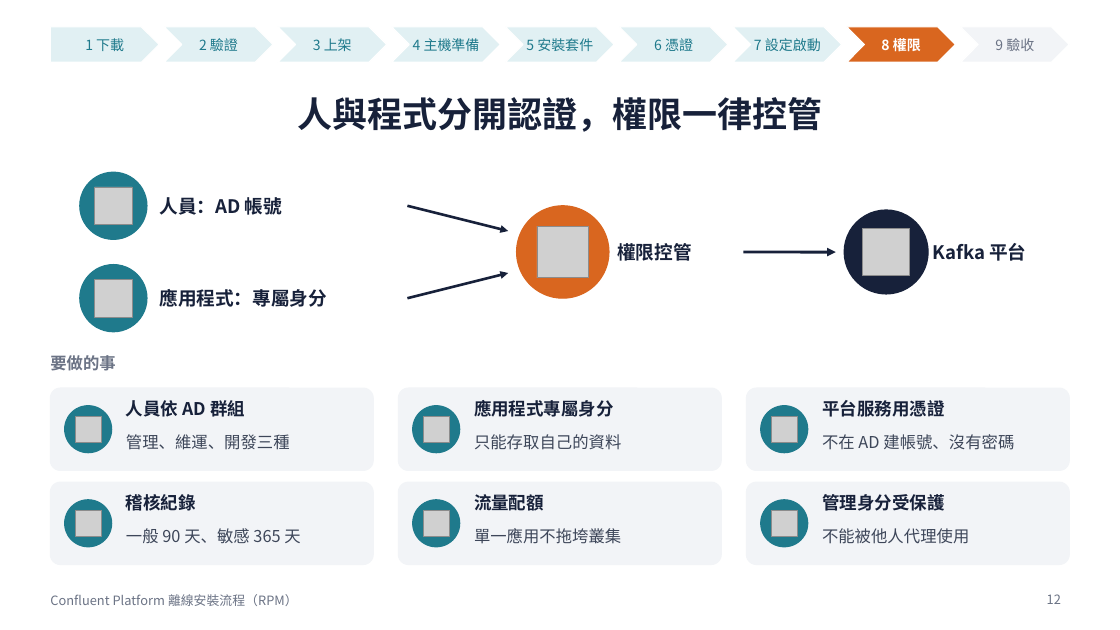
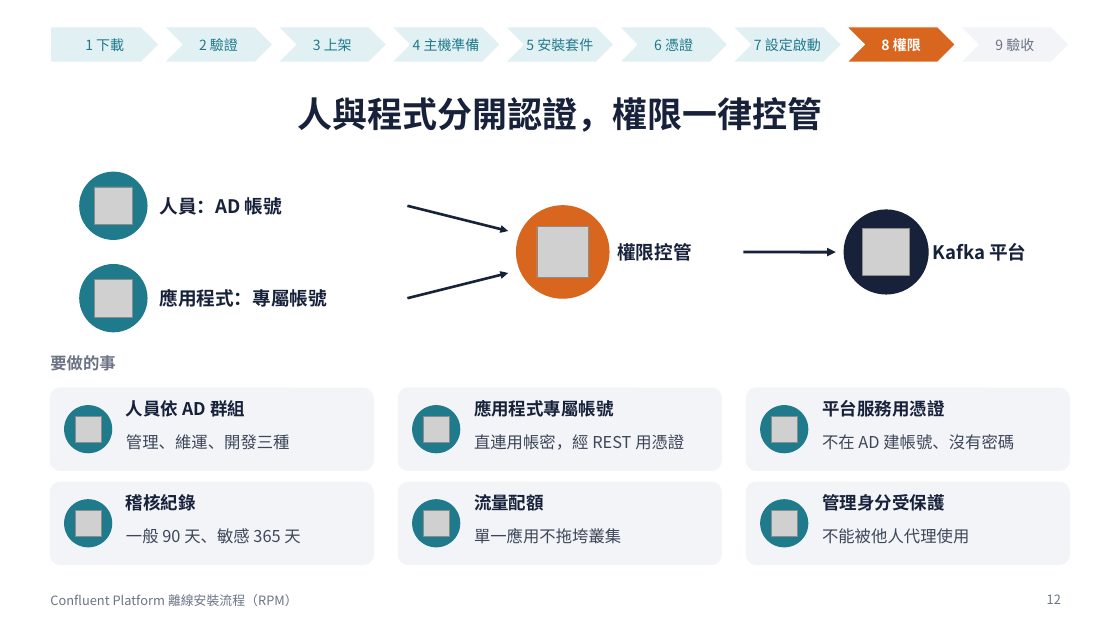
Before and after one commit to zxc81906119/kafka_install_ops, a slide deck: slide 12 of docs/Confluent-RPM安裝流程.pptx. Drawn at 1120x630 pixels with LibreOffice and Linux fonts; fonts in the diff are those of the drawing; grey boxes stand for pictures. Boxes give left, top, right and bottom in pixels: in the first picture for what was removed or moved away, otherwise in the second. Text is boxed around its words. In the diff, an @@ line names an element or a change of style, - is before the commit and + after.

```diff
--- a/docs/Confluent-RPM安裝流程.pptx
+++ b/docs/Confluent-RPM安裝流程.pptx
@@ text at (160, 289, 327, 307): text changed @@
-應用程式：專屬身分
+應用程式：專屬帳號
@@ text at (474, 400, 614, 417): text changed @@
-應用程式專屬身分
+應用程式專屬帳號
@@ text at (474, 434, 684, 450): text changed @@
-只能存取自己的資料
+直連用帳密，經 REST 用憑證
```
Also in this commit, not shown: 7 other slides changed, 34 other files.
